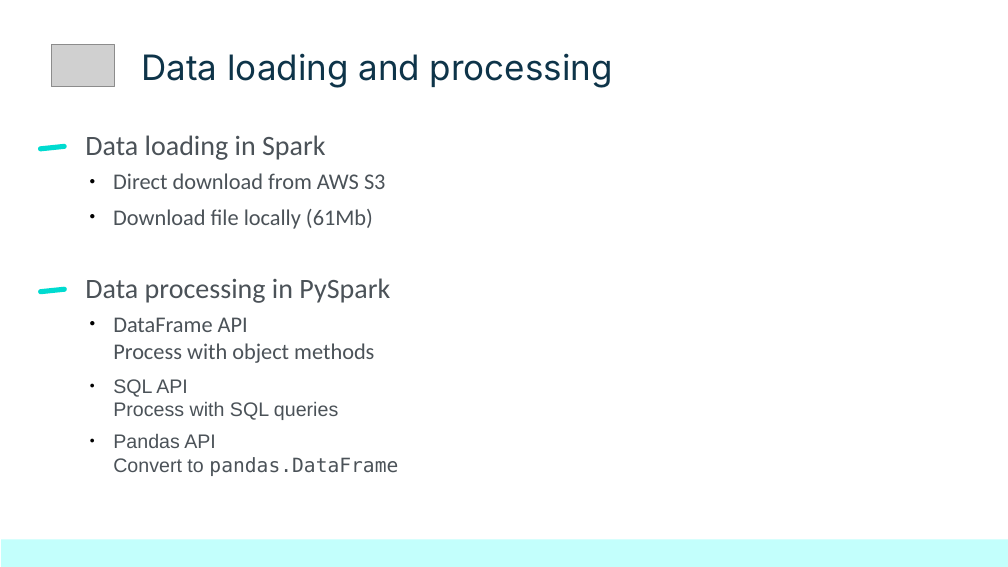
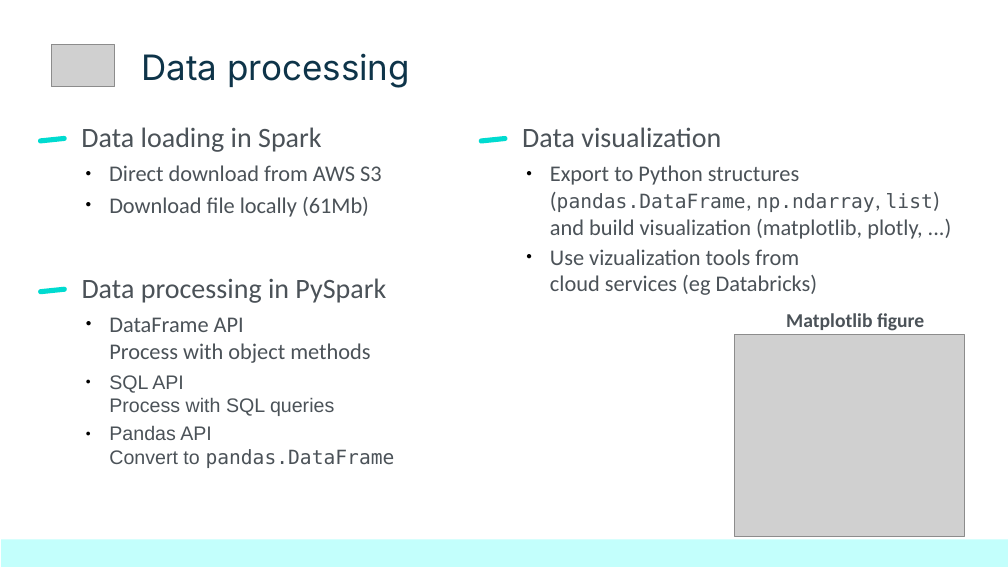
Before and after one commit to netesf13d/jedha-projects, a slide deck: slide 3 of 1-02-Steam_videogames_platform/presentation/Presentation - 1-02 - Steam videogames platform.odp. Drawn at 1008x567 pixels with LibreOffice and Linux fonts; fonts in the diff are those of the drawing; grey boxes stand for pictures. Boxes give left, top, right and bottom in pixels: in the first picture for what was removed or moved away, otherwise in the second. Text is boxed around its words. In the diff, an @@ line names an element or a change of style, - is before the commit and + after.

Commit message:
work on presentation, minor fixes

```diff
--- a/1-02-Steam_videogames_platform/presentation/Presentation - 1-02 - Steam videogames platform.odp
+++ b/1-02-Steam_videogames_platform/presentation/Presentation - 1-02 - Steam videogames platform.odp
@@ title at bbox=[142, 53, 410, 88]: text changed @@
-Data loading and processing
+Data processing
@@ rounded rectangle: place and size @@
-rounded rectangle at bbox=[38, 144, 68, 152]
+rounded rectangle at bbox=[38, 136, 68, 144]
@@ rounded rectangle added at bbox=[479, 136, 508, 144], fill #00DBD0 @@
@@ title added at bbox=[522, 127, 721, 147], 20 pt, text #4B5258 @@
+Data visualization
@@ title added at bbox=[550, 165, 933, 239], 16 pt, text #4B5258 @@
+● Export to Python structures (pandas.DataFrame, np.ndarray, list)
+  and build visualization (matplotlib, plotly, ...)
@@ 4 titles: place and size @@
-4 titles at bbox=[85, 135, 398, 476]
+4 titles at bbox=[81, 127, 395, 468]
@@ title "Data processing in PySpark": place and size @@
-title "Data processing in PySpark" at bbox=[85, 278, 390, 303]
+title "Data processing in PySpark" at bbox=[82, 278, 386, 303]
@@ title added at bbox=[550, 249, 818, 295], 16 pt, text #4B5258 @@
+● Use vizualization tools from cloud services (eg Databricks)
@@ title "DataFrame API Process with object ...": place and size @@
-title "DataFrame API Process with object ..." at bbox=[113, 317, 374, 363]
+title "DataFrame API Process with object ..." at bbox=[109, 317, 370, 363]
@@ title added at bbox=[786, 313, 924, 331], 14 pt, text #4B5258, bold @@
+Matplotlib figure
@@ picture added at bbox=[735, 335, 964, 536] @@
@@ title "SQL API Process with SQL ...": place and size @@
-title "SQL API Process with SQL ..." at bbox=[113, 379, 338, 420]
+title "SQL API Process with SQL ..." at bbox=[109, 375, 334, 416]
```
Also in this commit, not shown: 2 other slides changed, 1 slide added, 6 slides removed, 34 other files.
